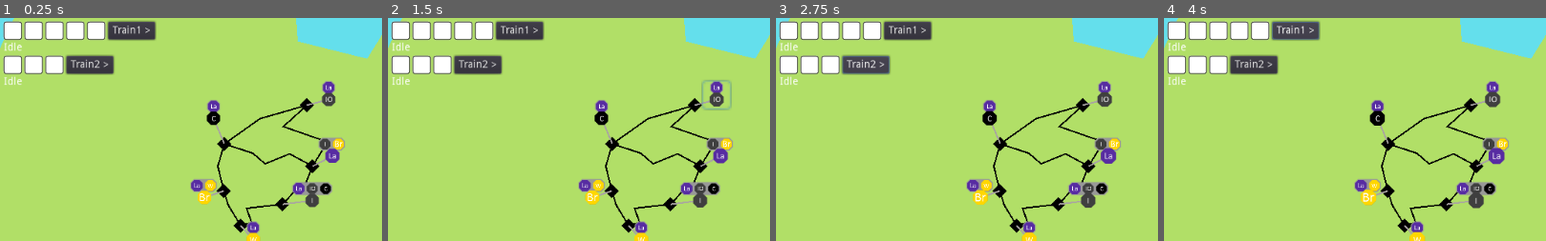
Above: before the commit, frames 1-4 (left to right).
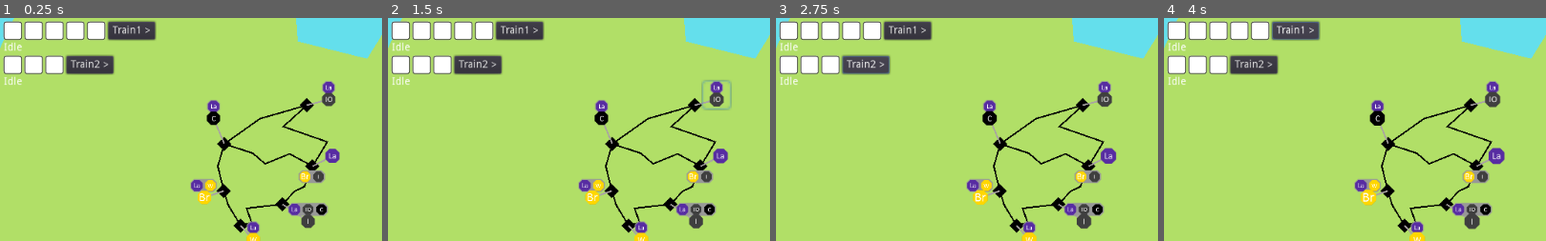
Above: after the commit, the same moments.

Repository: LeBoku/supply-chained
Game: Godot game, scene res://Game.tscn
The game is run twice, just before and just after one commit, with the same random seed, the same clock (stepped at 60 frames per second) and the same inputs.
Inputs (mouse positions are % of the whole screen's width and height, from its top left):
- Up to frame 1 (0.25 s): no input
- Up to frame 2 (1.5 s): click "Train1 >" at 0.5 s; click (43, 17) at 1.27 s
- Up to frame 3 (2.75 s): click "Train2 >" at 2 s
- Up to frame 4 (4 s): click (43, 17) at 2.77 s; click "Train1 >" at 3.5 s
The pictures show only the part of the screen within x 0-50%, y 0-50%; the shares and areas given below are measured in that part.

The runs differ from the first frame. In frame 1, 2.2% of the frame differs, in the area x 73-91%, y 53-95%; in frame 2, 2.2%; in frame 3, 2.3%; in frame 4, 2.3%.

Commit message:
reworked requirements/wants

Diff:
--- a/supply-chained/Game.tscn
+++ b/supply-chained/Game.tscn
@@ -69,10 +69,11 @@
 
 [node name="Town" parent="Map" instance=ExtResource( 2 )]
 position = Vector2( 153.46, 199.748 )
+wants = PoolStringArray( "bread", "iron" )
 
 [node name="Labor" parent="Map/Town" instance=ExtResource( 8 )]
 position = Vector2( 13.3466, -6.94152 )
-requires = PoolStringArray( "iron", "bread" )
+requires = PoolStringArray(  )
 produces = "labor"
 
 [node name="Rail1" parent="Map" instance=ExtResource( 3 )]
@@ -82,7 +83,7 @@
 position = Vector2( 133.333, 225.333 )
 
 [node name="Iron" parent="Map/Smelter" instance=ExtResource( 8 )]
-position = Vector2( 19.8921, -2.56205 )
+position = Vector2( 17.0588, 11.438 )
 requires = PoolStringArray( "labor", "iron-ore", "coal" )
 produces = "iron"
 
--- a/supply-chained/carriers/Carrier.gd
+++ b/supply-chained/carriers/Carrier.gd
@@ -20,15 +20,18 @@
 	return len(cargo) - get_empty_cargo_spot()
 
 func add_cargo(content):
+	yield(get_tree().create_timer(0), "timeout")
 	var index = get_empty_cargo_spot()
-	var timeout = 0
 
 	if index != -1:
 		cargo[index] = content
-		timeout = 1
+		yield(get_tree().create_timer(1), "timeout")
 		update_cargo()
 
-	yield(get_tree().create_timer(timeout), "timeout")
+
+func remove_cargo(content):
+	cargo[cargo.find(content)] = null
+	update_cargo()
 
 func update_cargo():
 	emit_signal("cargo_changed")
--- a/supply-chained/production/Requirements.gd
+++ b/supply-chained/production/Requirements.gd
@@ -2,6 +2,7 @@
 
 func display_requirements(requires:PoolStringArray):
 	visible = len(requires) > 0
+
 	for r in requires:
 		var icon = $"/root/MaterialHelper".get_icon(r)
 		var sprite = $Box/Template.duplicate()
--- a/supply-chained/router/Route.gd
+++ b/supply-chained/router/Route.gd
@@ -54,13 +54,10 @@
 		segment.queue_free()
 
 func handle_pickups(station:Station, productions: Array):
-	carrier.cargo = yield(station.dropoff(carrier.cargo), 'completed')
-	carrier.update_cargo()
+	yield(station.dropoff(carrier), 'completed')
 
 	for production in productions.slice(0, carrier.get_remaining_capacity()):
 		yield(carrier.add_cargo(production.produces), 'completed')
-
-	carrier.update_cargo()
 
 func finish():
 	active = false
--- a/supply-chained/station/Station.gd
+++ b/supply-chained/station/Station.gd
@@ -2,15 +2,17 @@
 class_name Station
 
 const Util = preload("res://util/Util.gd")
+export var wants = PoolStringArray()
 
 var out_connections = []
-var requires = PoolStringArray()
 
 onready var route_builder = get_node('/root/RouteBuilder')
 
 func _ready():
+	$Requirements.display_requirements(wants)
+
 	for production in Util.get_children_with_group(self, "Production"):
-		requires.append_array(production.requires)
+		wants.append_array(production.requires)
 
 func get_connected_stations():
 	var stations = []
@@ -24,13 +26,10 @@
 		if conn["station"] == station:
 			return conn
 
-func dropoff(cargo:Array):
-	var timeout = 0
+func dropoff(carrier):
+	yield(get_tree().create_timer(0), "timeout")
 
-	for r in requires:
-		if cargo.has(r):
-			timeout += 1
-			cargo[cargo.find(r)] = null
-
-	yield(get_tree().create_timer(timeout), "timeout")
-	return cargo
+	for r in wants:
+		if carrier.cargo.has(r):
+			carrier.remove_cargo(r)
+			yield(get_tree().create_timer(1), "timeout")
--- a/supply-chained/station/Station.tscn
+++ b/supply-chained/station/Station.tscn
@@ -1,7 +1,8 @@
-[gd_scene load_steps=3 format=2]
+[gd_scene load_steps=4 format=2]
 
 [ext_resource path="res://station/Station.gd" type="Script" id=1]
 [ext_resource path="res://img/resource.png" type="Texture" id=2]
+[ext_resource path="res://production/Requirements.tscn" type="PackedScene" id=3]
 
 [node name="Station" type="Position2D" groups=[
 "Station",
@@ -13,3 +14,6 @@
 light_mask = -2147483647
 scale = Vector2( 0.2, 0.2 )
 texture = ExtResource( 2 )
+
+[node name="Requirements" parent="." instance=ExtResource( 3 )]
+visible = false
